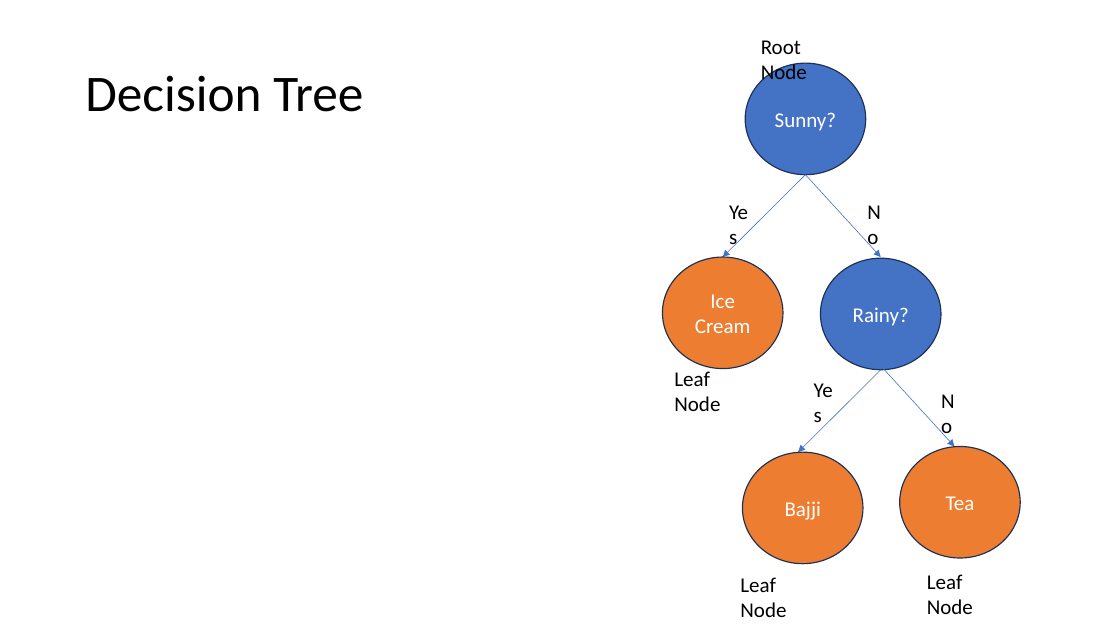
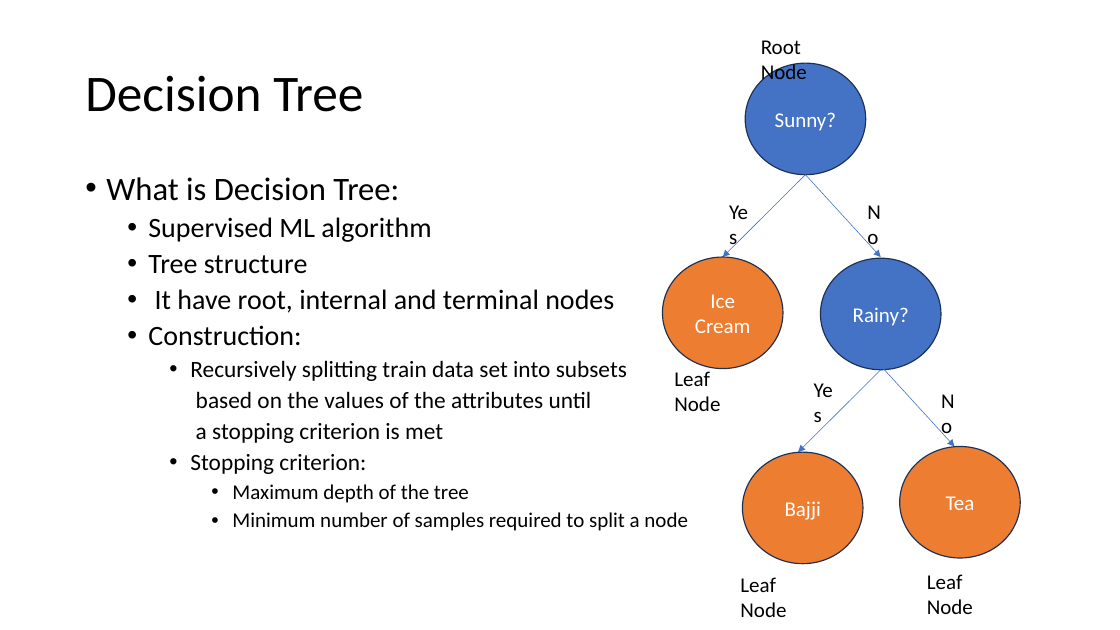
Before and after one commit to meenakshsundaram/AIML, a slide deck: slide 3 of DecisionTrees/DecisionTrees.pptx. Drawn at 1120x630 pixels with LibreOffice and Linux fonts; fonts in the diff are those of the drawing. Boxes give left, top, right and bottom in pixels: in the first picture for what was removed or moved away, otherwise in the second. Text is boxed around its words. In the diff, an @@ line names an element or a change of style, - is before the commit and + after.

Commit message:
Adding some content: what is decision tree and important concepts in confusion matrix

```diff
--- a/DecisionTrees/DecisionTrees.pptx
+++ b/DecisionTrees/DecisionTrees.pptx
@@ text added at [106, 177, 688, 531], 20 pt, text #000000 @@
+• What is Decision Tree:
+  • Supervised ML algorithm
+  • Tree structure
+  • It have root, internal and terminal nodes
+  • Construction:
+    • Recursively splitting train data set into subsets
+    based on the values of the attributes until
+    a stopping criterion is met
+    • Stopping criterion:
+      • Maximum depth of the tree
+      • Minimum number of samples required to split a node
```
Also in this commit, not shown: 1 other slide changed.
